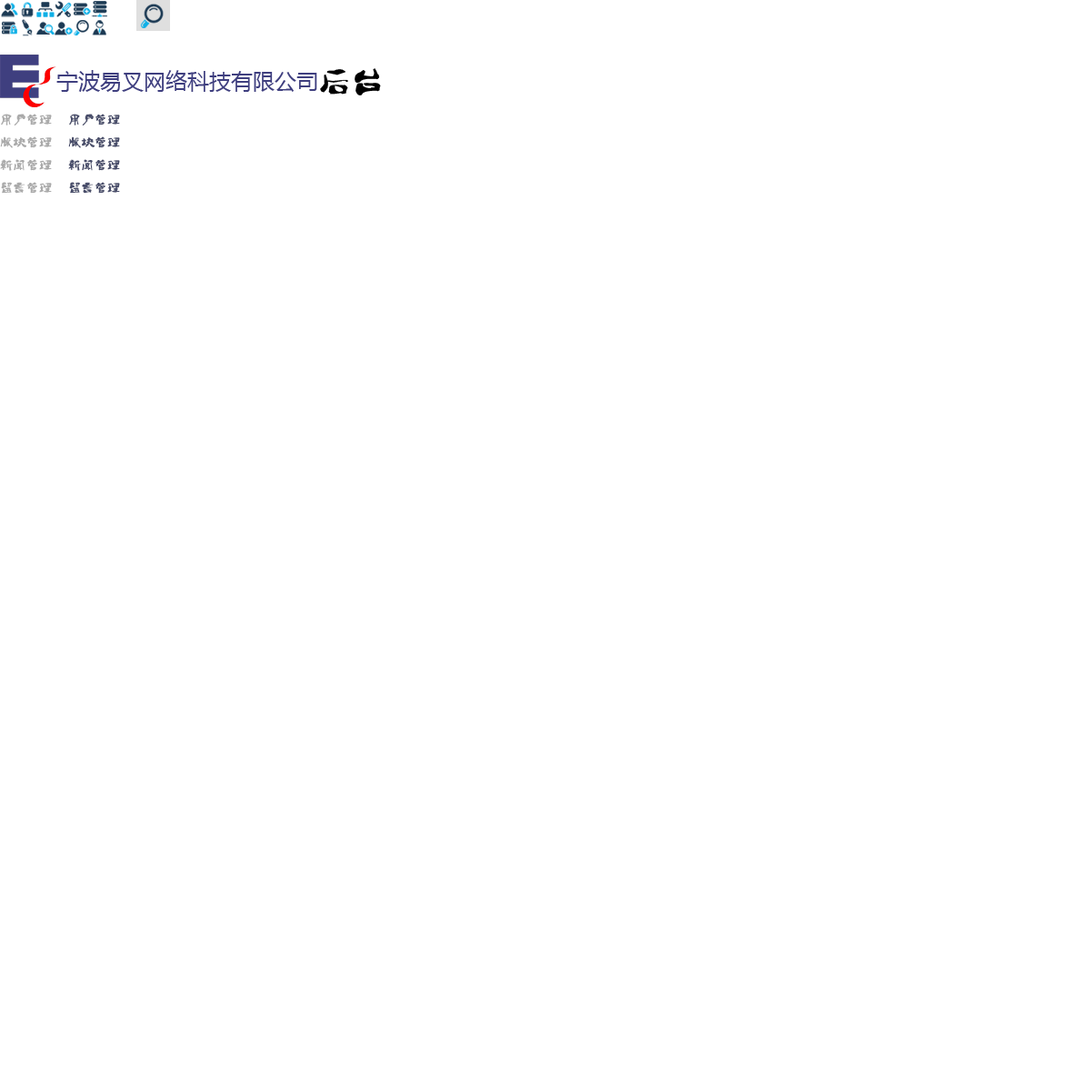
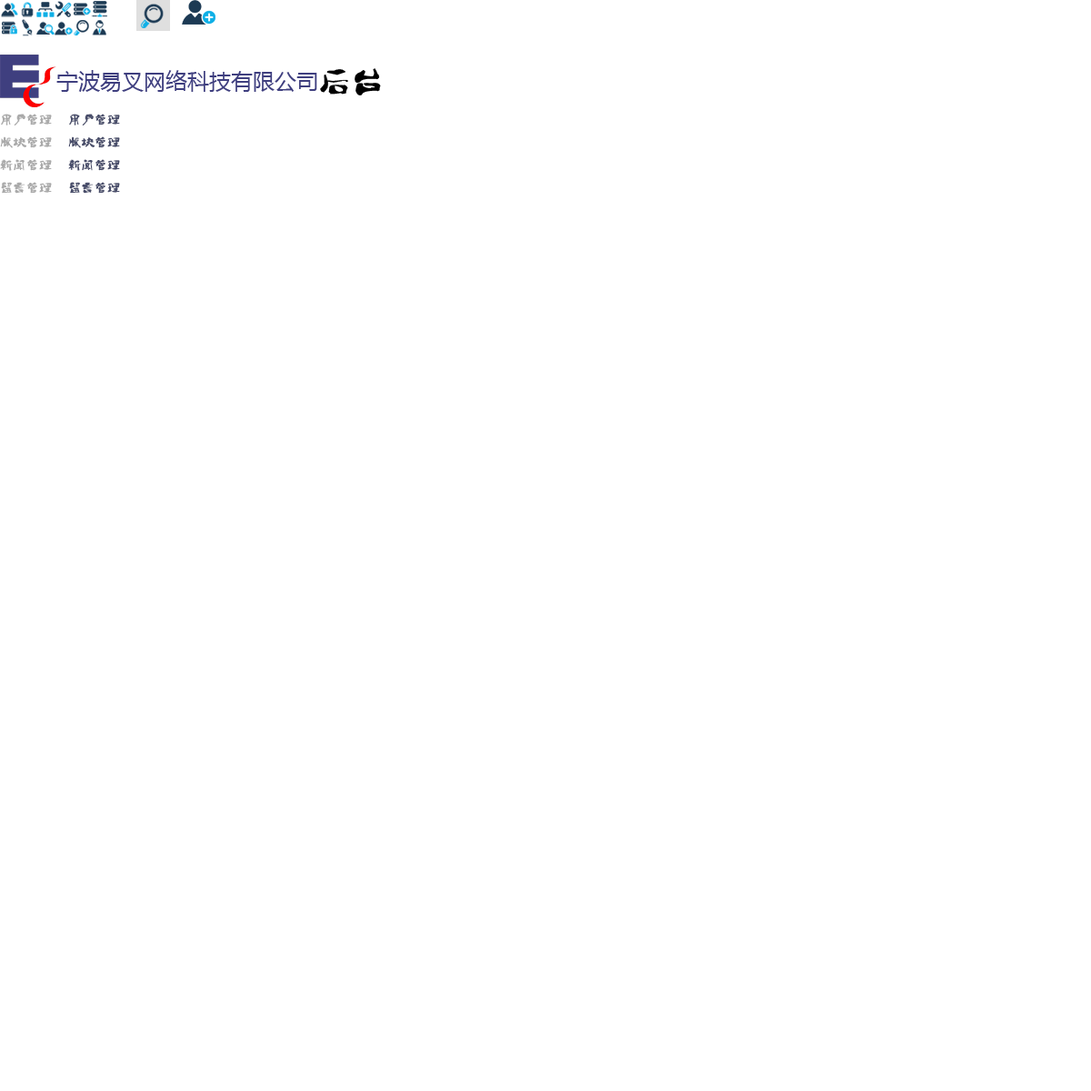
Before/after of a 1091x1091 layered artwork. What changed in the layer stack:
added layer "图层 10 拷贝" in group "组 1 拷贝" over [181, 0, 216, 25]
